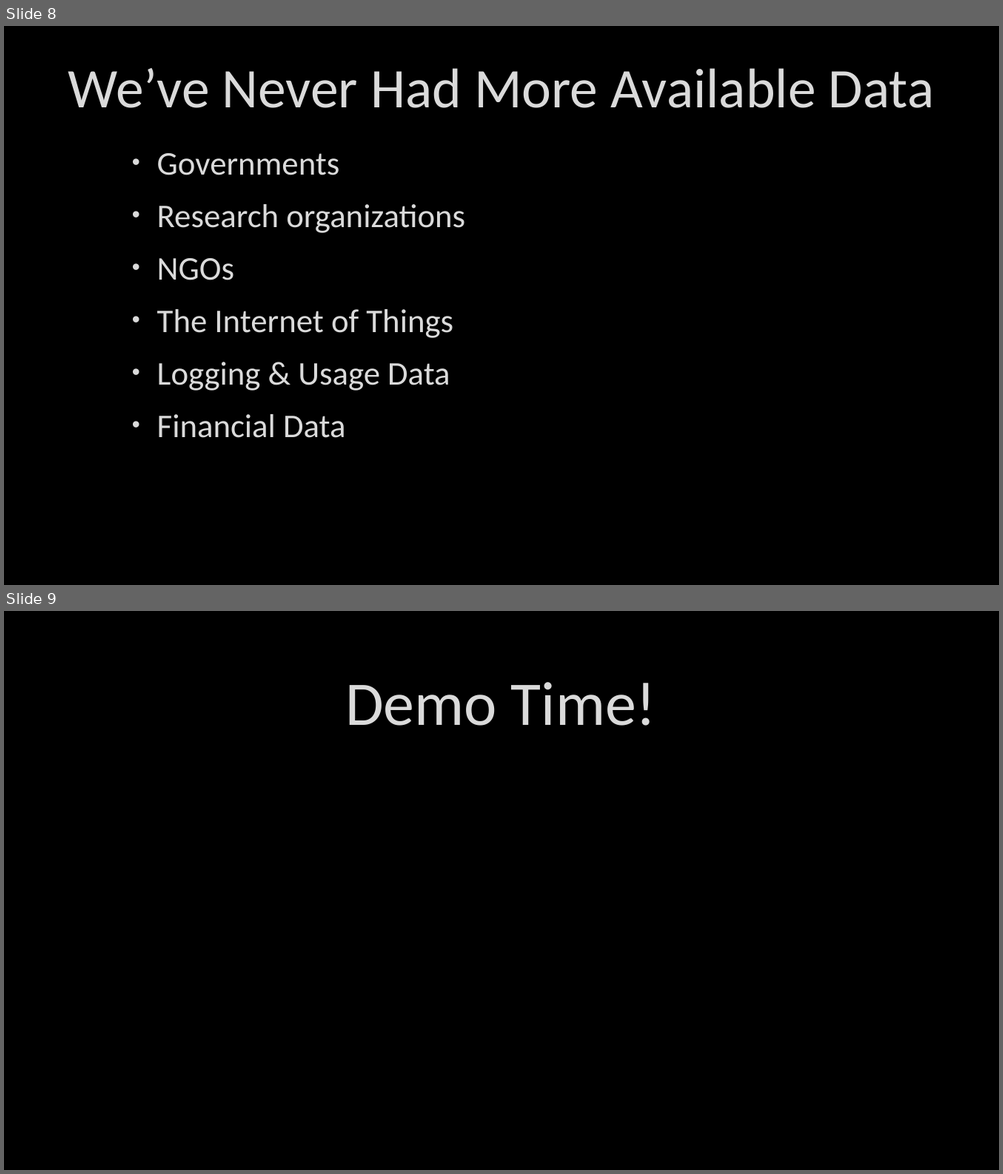
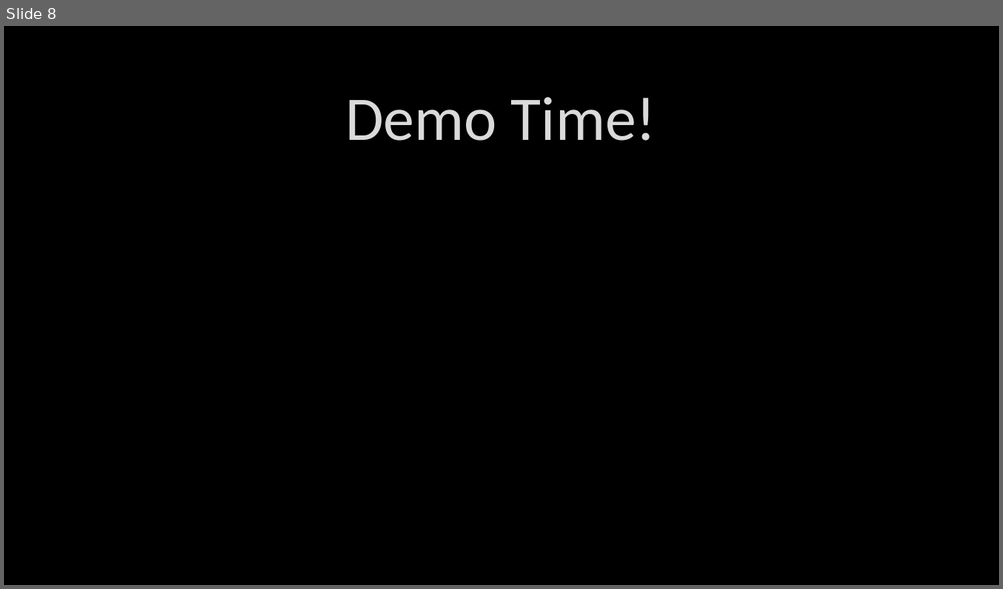
Before and after one commit to DustinEwers/D3-js-Demos, a slide deck: slides/d3.pptx. Shown one above the other, each under a label of ours: slides 8 and 9 before the commit, slide 8 after it. The pictures are 1003x1174 and 1003x589 pixels, drawn with LibreOffice and Linux fonts; fonts in the diff are those of the drawing; background and template pictures are left out. Boxes give left, top, right and bottom in pixels: in the first picture for what was removed or moved away, otherwise in the second. Text is boxed around its words. In the diff, an @@ line names an element or a change of style, - is before the commit and + after.

```diff
--- a/slides/d3.pptx
+++ b/slides/d3.pptx
@@ slide 8 removed at [4,26,999,585], background picture (left out) @@
@@ title removed at [68,68,934,108] @@
-We’ve Never Had More Available Data
@@ text removed at [157,153,465,438] @@
-• Governments
-• Research organizations
-• NGOs
-• The Internet of Things
-• Logging & Usage Data
-• Financial Data
@@ what was slide 9 is now slide 8 @@
```
Also in this commit, not shown: 3 slides changed, 1 slide added, 1 other slide removed, 4 other files.
